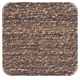
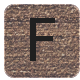
Before/after of a 80px x 80px layered artwork. What changed in the layer stack:
showed "dn", painted on it over [3, 4, 80, 78]
hid "up", painted on it over [2, 2, 78, 76]
